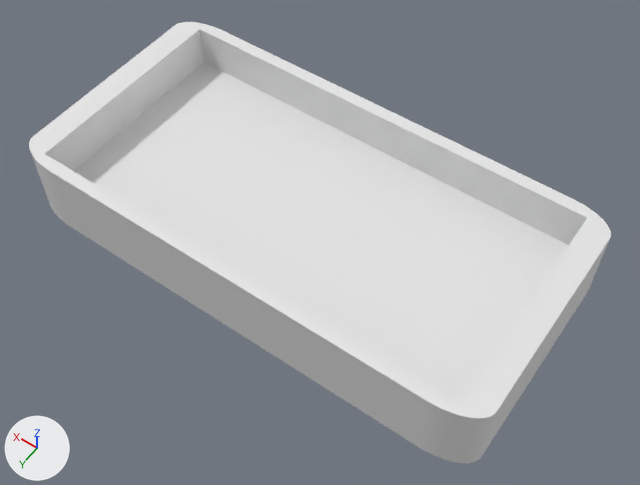
Before and after pictures for a commit that changed the Blender file keychain01_Ren_v01.blend.
The view is the same before and after, from a 50 mm lens placed at (-25.8, 34.7, 54.9), pointed at (-1.7, 0.9, 1.8). The axes (+X, +Y, +Z) are drawn at lower left. The lights are the same throughout. The first picture is the older version.
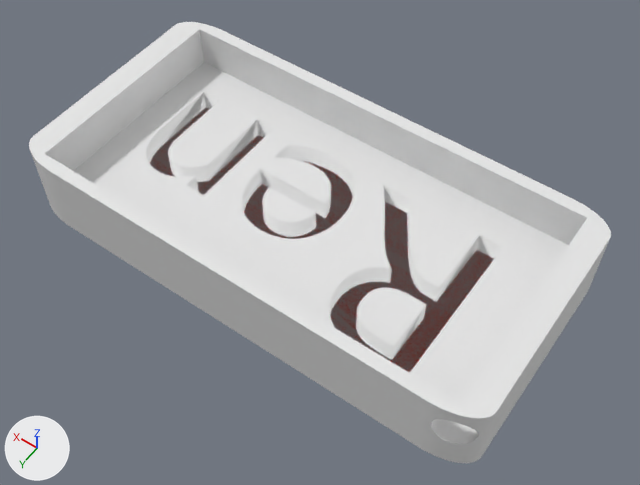
Where the change shows, as pixel boxes [x1, y1, x2, y2] in the pictures (640 x 485 px):
'Cube', modifiers changed: [29, 22, 611, 463] in both
'Text.001', unchanged, uncovered by the edit: after [151, 111, 494, 372]

The change, as a list of edits to the scene's bpy script:
```text
Change ob_cube:
    where _m = ob_cube.modifiers.new('Boolean', 'BOOLEAN')
    add _m.object = ob_sphere
```
